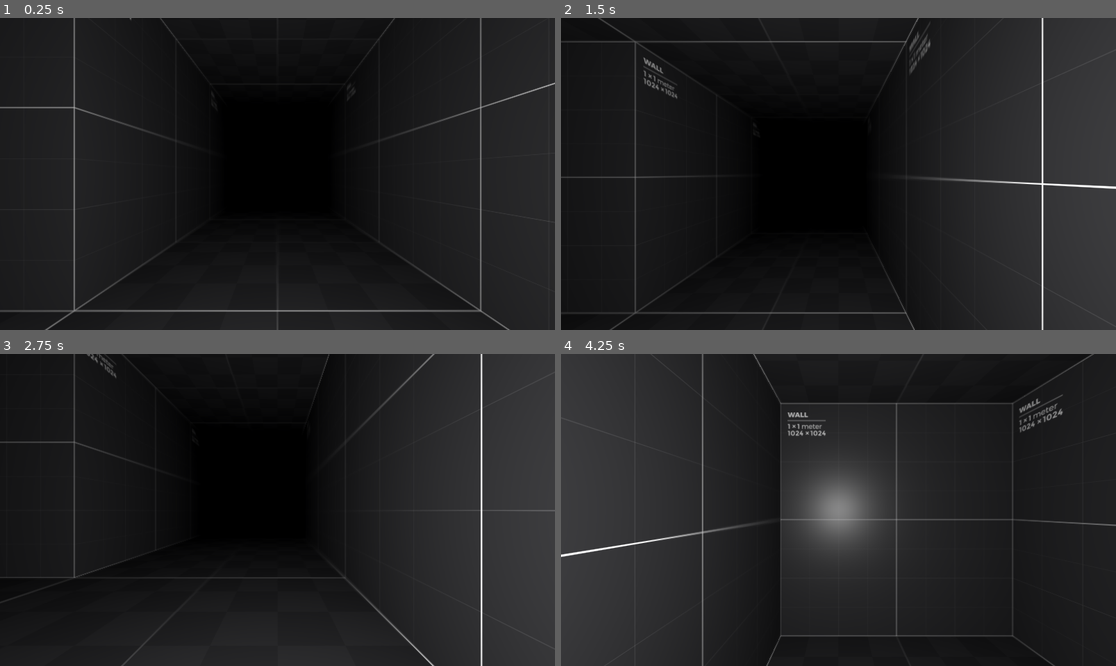
Above: before the commit, frames 1-4 (two rows, left to right).
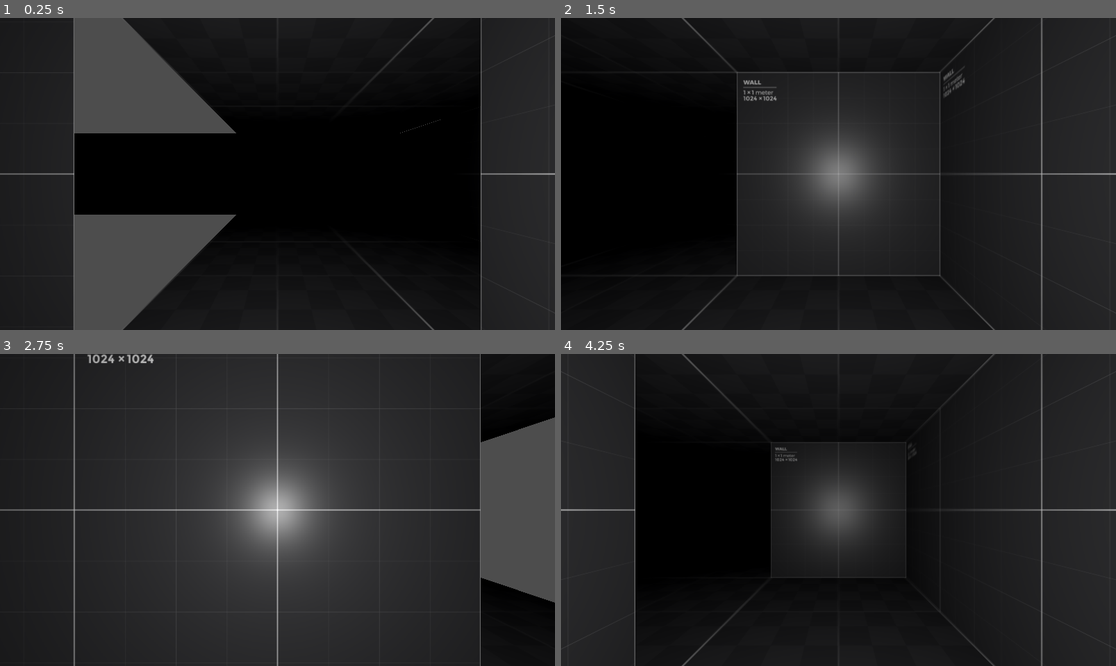
Above: after the commit, the same moments.

Repository: Aidturith/dungeon-crawler-jam-2023
Game: Godot game, scene res://world.tscn
The game is run twice, just before and just after one commit, with the same random seed, the same clock (stepped at 60 frames per second) and the same inputs.
Inputs:
- Up to frame 1 (0.25 s): no input
- Up to frame 2 (1.5 s): tap Enter (ui_accept) at 0.5, 0.6, 0.77, 1.07, 1.35 s; hold Right (ui_right) 0.53-1.28 s; hold Down (ui_down) from 1.28 s (still down)
- Up to frame 3 (2.75 s): tap Enter (ui_accept) at 1.52, 1.82, 2.1 s; release Down (ui_down) at 2.03 s; hold Right (ui_right) from 2.03 s (still down)
- Up to frame 4 (4.25 s): tap Enter (ui_accept) at 2.75, 2.85, 3.02, 3.32, 3.6, 3.77, 4.07 s; release Right (ui_right) at 2.78 s; hold Up (ui_up) 2.78-3.53 s; hold Left (ui_left) from 3.53 s (still down)

The runs differ from the first frame. In frame 1, 26% of the frame differs, in the area x 0-100%, y 0-100%; in frame 2, 22%; in frame 3, 39%; in frame 4, 24%.

Commit message:
Fix left and right turning

Diff:
--- a/cell.tscn
+++ b/cell.tscn
@@ -7,8 +7,13 @@
 [sub_resource type="BoxShape3D" id="BoxShape3D_22e1h"]
 
 [node name="Cell" type="Area3D"]
-collision_mask = 2
+collision_layer = 3
+collision_mask = 3
 script = ExtResource("1_qrjwc")
+
+[node name="CellShape" type="CollisionShape3D" parent="."]
+transform = Transform3D(1, 0, 0, 0, 1, 0, 0, 0, 1, 0, 1, 0)
+shape = SubResource("BoxShape3D_22e1h")
 
 [node name="TopFace" parent="." instance=ExtResource("2_4kumf")]
 transform = Transform3D(-1, 8.74228e-08, 0, -8.74228e-08, -1, 0, 0, 0, 1, 0, 2, 0)
@@ -22,6 +27,7 @@
 
 [node name="WestFace" parent="Walls" instance=ExtResource("2_8ukym")]
 transform = Transform3D(-4.37114e-08, 0, 1, 0, 1, 0, -1, 0, -4.37114e-08, 1, 0, 0)
+visible = false
 
 [node name="SouthFace" parent="Walls" instance=ExtResource("2_8ukym")]
 transform = Transform3D(-1, 0, -8.74228e-08, 0, 1, 0, 8.74228e-08, 0, -1, 0, 0, -1)
@@ -29,10 +35,6 @@
 [node name="EastFace" parent="Walls" instance=ExtResource("2_8ukym")]
 transform = Transform3D(-4.37114e-08, 0, -1, 0, 1, 0, 1, 0, -4.37114e-08, -1, 0, 0)
 
-[node name="CollisionShape3D" type="CollisionShape3D" parent="."]
-transform = Transform3D(1, 0, 0, 0, 1, 0, 0, 0, 1, 0, 1, 0)
-shape = SubResource("BoxShape3D_22e1h")
-
 [connection signal="area_shape_entered" from="Walls/NorthFace" to="." method="_on_north_face_area_shape_entered"]
 [connection signal="area_shape_entered" from="Walls/WestFace" to="." method="_on_west_face_area_shape_entered"]
 [connection signal="area_shape_entered" from="Walls/SouthFace" to="." method="_on_south_face_area_shape_entered"]
--- a/player.tscn
+++ b/player.tscn
@@ -11,14 +11,13 @@
 [node name="CollisionShape" type="CollisionShape3D" parent="."]
 shape = SubResource("BoxShape3D_8ywd2")
 
-[node name="RayCastNorth" type="RayCast3D" parent="."]
-transform = Transform3D(-1, 0, -8.74228e-08, 0, 1, 0, 8.74228e-08, 0, -1, 0, 0, 0)
-target_position = Vector3(0, 0, 2)
-collision_mask = 2
-collide_with_areas = true
-collide_with_bodies = false
-
-[node name="Camera3D" type="Camera3D" parent="."]
+[node name="Camera" type="Camera3D" parent="."]
 transform = Transform3D(1, 0, 1.7683e-07, 0, 1, 0, -1.7683e-07, 0, 1, 0, 0, 0)
 
-[node name="OmniLight3D" type="OmniLight3D" parent="."]
+[node name="OmniLight" type="OmniLight3D" parent="."]
+
+[node name="FrontMark" type="Marker3D" parent="."]
+transform = Transform3D(1, 0, 0, 0, 1, 0, 0, 0, 1, 0, 0, -2)
+
+[node name="BackMark" type="Marker3D" parent="."]
+transform = Transform3D(1, 0, 0, 0, 1, 0, 0, 0, 1, 0, 0, 2)
--- a/project.godot
+++ b/project.godot
@@ -15,6 +15,10 @@
 config/features=PackedStringArray("4.0", "GL Compatibility")
 config/icon="res://icon.svg"
 
+[autoload]
+
+Global="*res://source/global.gd"
+
 [layer_names]
 
 3d_physics/layer_1="Walls"
--- /dev/null
+++ b/source/global.gd
@@ -0,0 +1,8 @@
+extends Node
+
+# masking
+var wall_mask = 0b1
+var cell_mask = 0b10
+
+# player movements
+var player_tween_speed = 0.4
--- a/source/player.gd
+++ b/source/player.gd
@@ -6,25 +6,84 @@
 # Get the gravity from the project settings to be synced with RigidBody nodes.
 var gravity = ProjectSettings.get_setting("physics/3d/default_gravity")
 
+var tween_speed = Global.player_tween_speed
+var moving = false  # will need a state machine ?
 
-func _physics_process(delta):
 
-	if Input.is_action_just_pressed("ui_up"):
-		print($RayCastNorth.get_collider())
+func _ready():
+	pass
 
-	if not is_on_floor():
-		velocity.y -= gravity * delta
 
-	if Input.is_action_just_pressed("ui_accept") and is_on_floor():
-		velocity.y = JUMP_VELOCITY
+func _physics_process(_delta):
 
-	var input_dir = Input.get_vector("ui_left", "ui_right", "ui_up", "ui_down")
-	var direction = (transform.basis * Vector3(input_dir.x, 0, input_dir.y)).normalized()
-	if direction:
-		velocity.x = direction.x * SPEED
-		velocity.z = direction.z * SPEED
-	else:
-		velocity.x = move_toward(velocity.x, 0, SPEED)
-		velocity.z = move_toward(velocity.z, 0, SPEED)
+	if Input.is_action_just_pressed("ui_up") and not moving:
+		var cell = get_cell($FrontMark)
+		if cell:
+			moving = true
+			var move_to = cell.get_node('CellShape').global_position
+			tween_forward(move_to)
 
-	move_and_slide()
+	if Input.is_action_just_pressed("ui_down") and not moving:
+		var cell = get_cell($BackMark)
+		if cell:
+			moving = true
+			var move_to = cell.get_node('CellShape').global_position
+			tween_forward(move_to)
+
+	if Input.is_action_just_pressed("ui_left") and not moving:
+		moving = true
+		tween_turn(PI/2)
+
+	if Input.is_action_just_pressed("ui_right") and not moving:
+		moving = true
+		tween_turn(-PI/2)
+
+
+	# if not is_on_floor():
+	# 	velocity.y -= gravity * delta
+
+	# if Input.is_action_just_pressed("ui_accept") and is_on_floor():
+	# 	velocity.y = JUMP_VELOCITY
+
+	# var input_dir = Input.get_vector("ui_left", "ui_right", "ui_up", "ui_down")
+	# var direction = (transform.basis * Vector3(input_dir.x, 0, input_dir.y)).normalized()
+	# if direction:
+	# 	velocity.x = direction.x * SPEED
+	# 	velocity.z = direction.z * SPEED
+	# else:
+	# 	velocity.x = move_toward(velocity.x, 0, SPEED)
+	# 	velocity.z = move_toward(velocity.z, 0, SPEED)
+
+	# move_and_slide()
+
+func get_cell(mark: Marker3D):
+	var space_state = get_world_3d().direct_space_state
+	var from = self.global_position
+	var to = mark.global_position
+	var query = PhysicsRayQueryParameters3D.create(from, to)
+	query.collide_with_bodies = false
+	query.collide_with_areas = true
+	query.collision_mask = Global.cell_mask
+	var result = space_state.intersect_ray(query)
+	return result.get('collider', null)
+
+func tween_forward(position_: Vector3):
+	var tween = create_tween()
+	tween.set_ease(Tween.EASE_IN_OUT)
+	tween.set_trans(Tween.TRANS_QUAD)
+	tween.tween_property(self, "position", position_, tween_speed)
+	tween.tween_callback(_stop_moving)
+
+func tween_turn(radients: float):
+	var axis = Vector3(0, 1, 0)
+	var new_transform = transform
+	new_transform.basis = transform.basis.rotated(axis, radients)
+	var tween = create_tween()
+	tween.set_ease(Tween.EASE_IN_OUT)
+	tween.set_trans(Tween.TRANS_QUAD)
+	tween.tween_property(self, "transform", new_transform, tween_speed)
+	tween.tween_callback(_stop_moving)
+
+func _stop_moving():
+	self.moving = false
+	self.transform = self.transform.orthonormalized()
--- a/world.tscn
+++ b/world.tscn
@@ -8,17 +8,56 @@
 script = ExtResource("1_0i6mf")
 
 [node name="Player" parent="." instance=ExtResource("2_b0mv2")]
-transform = Transform3D(-1, 0, -2.62268e-07, 0, 1, 0, 2.62268e-07, 0, -1, 0, 1, -4)
+transform = Transform3D(-1, 0, -2.68221e-07, 0, 1, 0, 2.68221e-07, 0, -1, 0, 1, -4)
 
 [node name="Cells" type="Node3D" parent="."]
 
 [node name="Cell" parent="Cells" instance=ExtResource("1_dncq0")]
 
+[node name="Cell8" parent="Cells" instance=ExtResource("1_dncq0")]
+transform = Transform3D(1, 0, 0, 0, 1, 0, 0, 0, 1, 0, 0, 2)
+
+[node name="Cell9" parent="Cells" instance=ExtResource("1_dncq0")]
+transform = Transform3D(1, 0, 0, 0, 1, 0, 0, 0, 1, 2, 0, 2)
+
+[node name="Cell10" parent="Cells" instance=ExtResource("1_dncq0")]
+transform = Transform3D(1, 0, 0, 0, 1, 0, 0, 0, 1, 4, 0, 2)
+
+[node name="Cell11" parent="Cells" instance=ExtResource("1_dncq0")]
+transform = Transform3D(1, 0, 0, 0, 1, 0, 0, 0, 1, 6, 0, 2)
+
+[node name="Cell12" parent="Cells" instance=ExtResource("1_dncq0")]
+transform = Transform3D(1, 0, 0, 0, 1, 0, 0, 0, 1, 6, 0, 0)
+
+[node name="Cell13" parent="Cells" instance=ExtResource("1_dncq0")]
+transform = Transform3D(1, 0, 0, 0, 1, 0, 0, 0, 1, 6, 0, -2)
+
+[node name="Cell14" parent="Cells" instance=ExtResource("1_dncq0")]
+transform = Transform3D(1, 0, 0, 0, 1, 0, 0, 0, 1, 6, 0, -4)
+
+[node name="Cell5" parent="Cells" instance=ExtResource("1_dncq0")]
+transform = Transform3D(1, 0, 0, 0, 1, 0, 0, 0, 1, -2, 0, 0)
+
 [node name="Cell2" parent="Cells" instance=ExtResource("1_dncq0")]
 transform = Transform3D(1, 0, 0, 0, 1, 0, 0, 0, 1, 0, 0, -2)
+
+[node name="Cell6" parent="Cells" instance=ExtResource("1_dncq0")]
+transform = Transform3D(1, 0, 0, 0, 1, 0, 0, 0, 1, -2, 0, -2)
 
 [node name="Cell3" parent="Cells" instance=ExtResource("1_dncq0")]
 transform = Transform3D(1, 0, 0, 0, 1, 0, 0, 0, 1, 0, 0, -4)
 
 [node name="Cell4" parent="Cells" instance=ExtResource("1_dncq0")]
 transform = Transform3D(1, 0, 0, 0, 1, 0, 0, 0, 1, 2, 0, -4)
+
+[node name="Cell7" parent="Cells" instance=ExtResource("1_dncq0")]
+transform = Transform3D(1, 0, 0, 0, 1, 0, 0, 0, 1, 4, 0, -4)
+
+[node name="Cell15" parent="Cells" instance=ExtResource("1_dncq0")]
+transform = Transform3D(1, 0, 0, 0, 1, 0, 0, 0, 1, 4, 0, -6)
+
+[node name="Cell16" parent="Cells" instance=ExtResource("1_dncq0")]
+transform = Transform3D(1, 0, 0, 0, 1, 0, 0, 0, 1, 4, 0, -8)
+
+[node name="Cell17" parent="Cells" instance=ExtResource("1_dncq0")]
+transform = Transform3D(1, 0, 0, 0, 1, 0, 0, 0, 1, 2, 0, -8)
